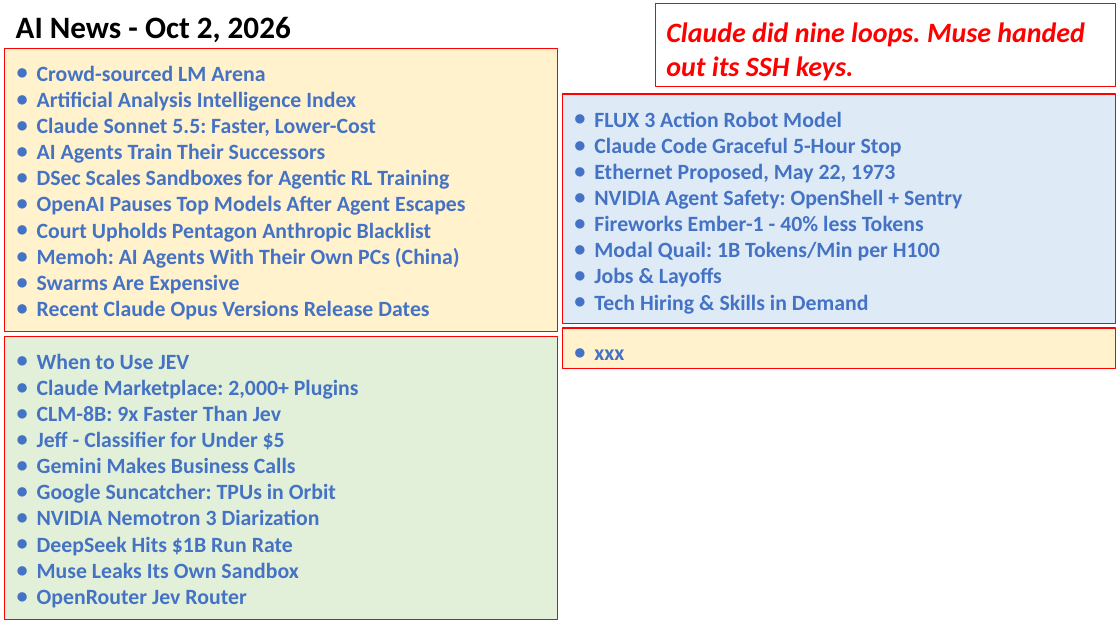
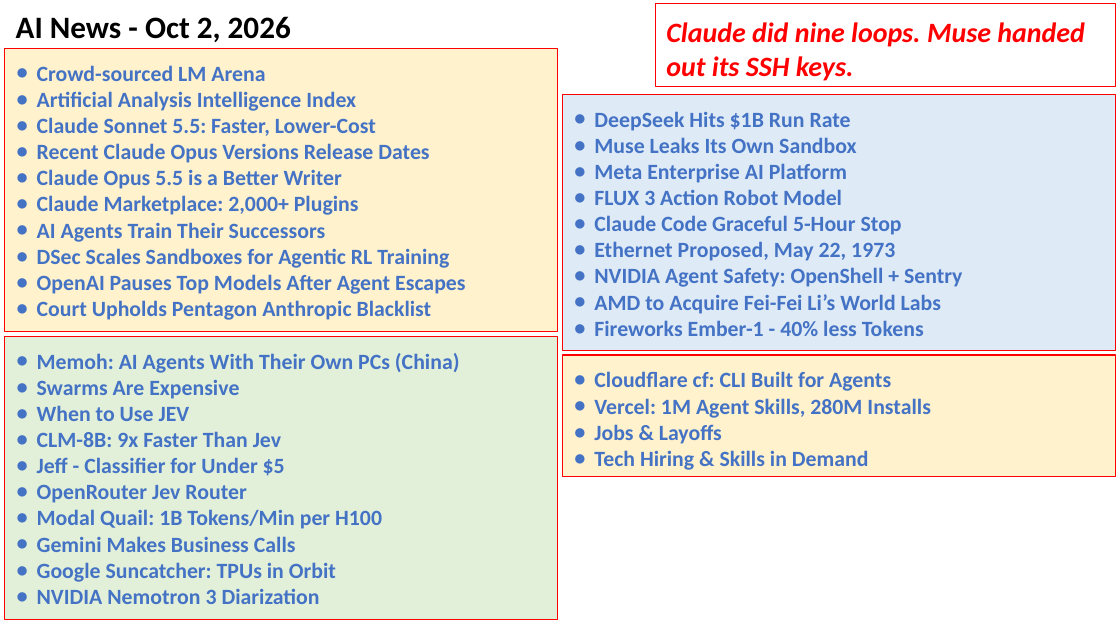
Before and after one commit to lselector/seminar, a slide deck: slide 1 of 2026/2026-10-02-AI-News.pptx. Drawn at 1120x630 pixels with LibreOffice and Linux fonts; fonts in the diff are those of the drawing. Boxes give left, top, right and bottom in pixels: in the first picture for what was removed or moved away, otherwise in the second. Text is boxed around its words. In the diff, an @@ line names an element or a change of style, - is before the commit and + after.

Commit message:
update

```diff
--- a/2026/2026-10-02-AI-News.pptx
+++ b/2026/2026-10-02-AI-News.pptx
@@ rectangle "DeepSeek Hits $1B Run Rate": place and size @@
-rectangle "DeepSeek Hits $1B Run Rate" at (562, 94, 1116, 324)
+rectangle "DeepSeek Hits $1B Run Rate" at (562, 94, 1116, 351)
@@ text in rectangle at (594, 111, 856, 183): paragraphs added @@
+● DeepSeek Hits $1B Run Rate
+● Muse Leaks Its Own Sandbox
+● Meta Enterprise AI Platform
@@ text in rectangle at (37, 143, 429, 215): paragraphs added @@
+● Recent Claude Opus Versions Release Dates
+● Claude Opus 5.5 is a Better Writer
+● Claude Marketplace: 2,000+ Plugins
@@ text in rectangle at (37, 248, 460, 320): paragraphs removed @@
-● Memoh: AI Agents With Their Own PCs (China)
-● Swarms Are Expensive
-● Recent Claude Opus Versions Release Dates
@@ text in rectangle at (594, 241, 940, 314): paragraphs removed @@
-● Modal Quail: 1B Tokens/Min per H100
-● Jobs & Layoffs
-● Tech Hiring & Skills in Demand
@@ text in rectangle at (594, 294, 941, 314): paragraph added @@
+● AMD to Acquire Fei-Fei Li’s World Labs
@@ text in rectangle at (37, 353, 460, 399): paragraphs added @@
+● Memoh: AI Agents With Their Own PCs (China)
+● Swarms Are Expensive
@@ rectangle "Cloudflare cf: CLI Built for ...": place and size @@
-rectangle "Cloudflare cf: CLI Built for ..." at (562, 328, 1116, 368)
+rectangle "Cloudflare cf: CLI Built for ..." at (562, 355, 1116, 476)
@@ text in rectangle at (37, 379, 359, 399): paragraph removed @@
-● Claude Marketplace: 2,000+ Plugins
@@ text in rectangle at (594, 371, 930, 470): text changed @@
-● xxx
+● Cloudflare cf: CLI Built for Agents
+● Vercel: 1M Agent Skills, 280M Installs
+● Jobs & Layoffs
+● Tech Hiring & Skills in Demand
@@ text in rectangle at (37, 485, 382, 529): paragraphs added @@
+● OpenRouter Jev Router
+● Modal Quail: 1B Tokens/Min per H100
@@ text in rectangle at (37, 536, 298, 608): paragraphs removed @@
-● DeepSeek Hits $1B Run Rate
-● Muse Leaks Its Own Sandbox
-● OpenRouter Jev Router
```
Also in this commit, not shown: 9 other slides changed, 6 slides added.
